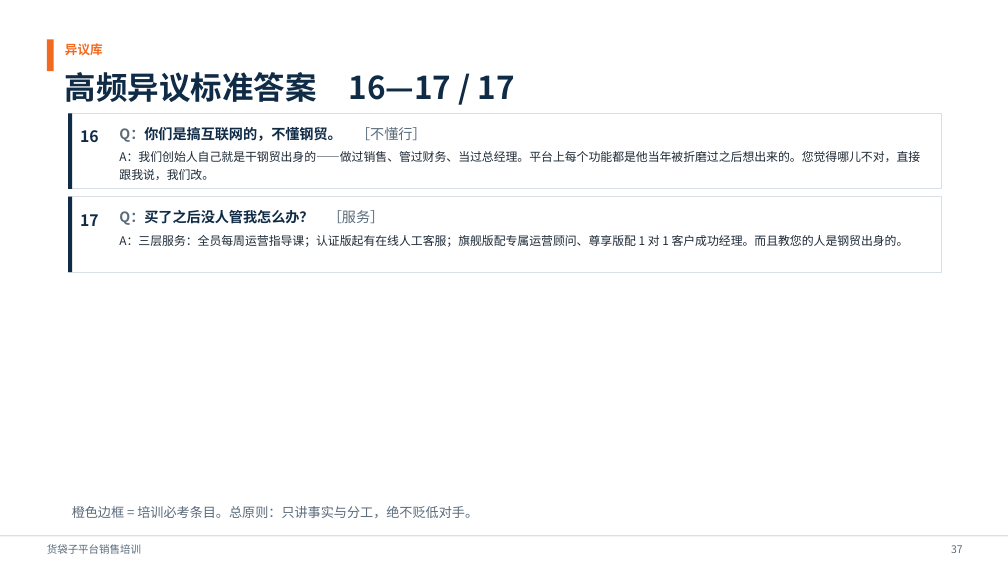
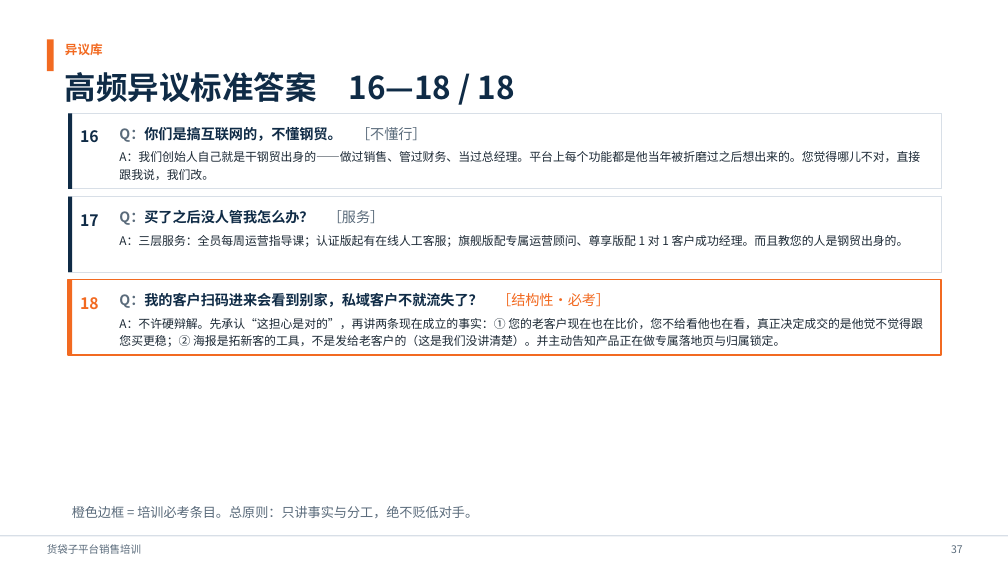
Before and after one commit to so6662001/GongSiDingWei, a slide deck: slide 37 of 货袋子平台销售培训.pptx. Drawn at 1008x567 pixels with LibreOffice and Linux fonts; fonts in the diff are those of the drawing. Boxes give left, top, right and bottom in pixels: in the first picture for what was removed or moved away, otherwise in the second. Text is boxed around its words. In the diff, an @@ line names an element or a change of style, - is before the commit and + after.

```diff
--- a/货袋子平台销售培训.pptx
+++ b/货袋子平台销售培训.pptx
@@ text at (65,72,515,102): text changed @@
-高频异议标准答案 16—17 / 17
+高频异议标准答案 16—18 / 18
@@ rectangle added at (68,280,941,355), fill #FFFFFF, outline #F26A21 1.5 pt @@
@@ rectangle added at (68,280,73,355), fill #F26A21 @@
@@ text added at (80,297,99,309), 15 pt, text #F26A21, bold @@
+18
@@ text added at (119,293,610,308), 13.5 pt, text #0F2B46, bold @@
+Q：我的客户扫码进来会看到别家，私域客户不就流失了？ ［结构性·必考］
@@ text added at (119,318,923,347), 11.3 pt, text #1D2A36 @@
+A：不许硬辩解。先承认“这担心是对的”，再讲两条现在成立的事实：① 您的老客户现在也在比价，您不给看他也在看，真正决定成交的是他觉不觉得跟您买更稳；② 海报是拓新客的工具，不是发给老客户的（这是我们没讲清楚）。并主动告知产品正在做专属落地页与归属锁定。
```
Also in this commit, not shown: 6 other slides changed, 4 other files.
